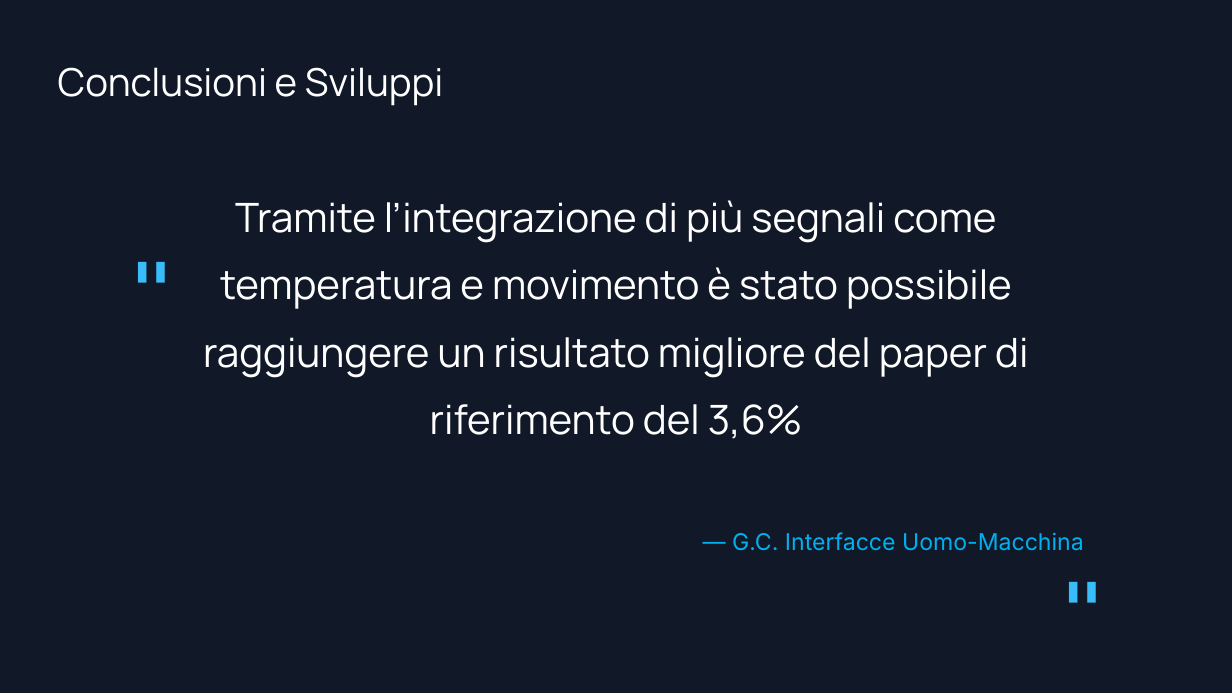
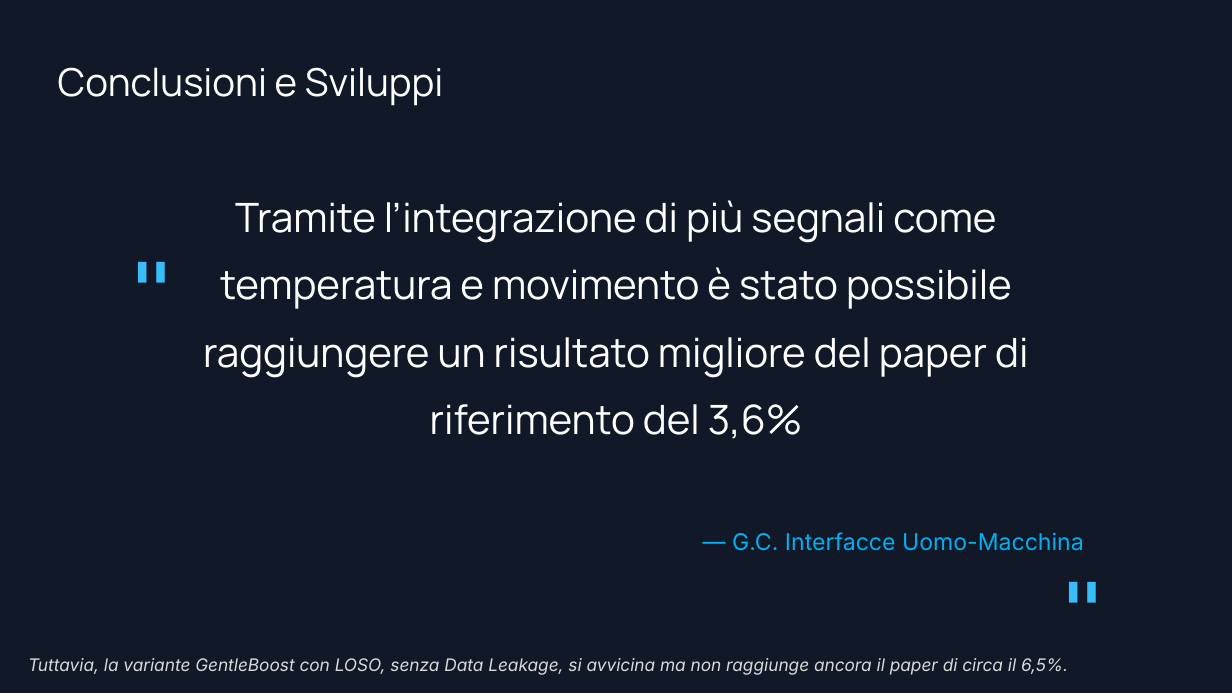
Before and after one commit to GABRYCA/ml-stress-rest, a slide deck: slide 14 of Progetto Interfacce Uomo-Macchina.pptx. Drawn at 1232x693 pixels with LibreOffice and Linux fonts; fonts in the diff are those of the drawing; background and template pictures are left out. Boxes give left, top, right and bottom in pixels: in the first picture for what was removed or moved away, otherwise in the second. Text is boxed around its words. In the diff, an @@ line names an element or a change of style, - is before the commit and + after.

```diff
--- a/Progetto Interfacce Uomo-Macchina.pptx
+++ b/Progetto Interfacce Uomo-Macchina.pptx
@@ text added at [28, 658, 1068, 675], 13.5 pt, text #D9D9D9, italic @@
+Tuttavia, la variante GentleBoost con LOSO, senza Data Leakage, si avvicina ma non raggiunge ancora il paper di circa il 6,5%.
```
Also in this commit, not shown: 11 other slides changed, 1 other file.
